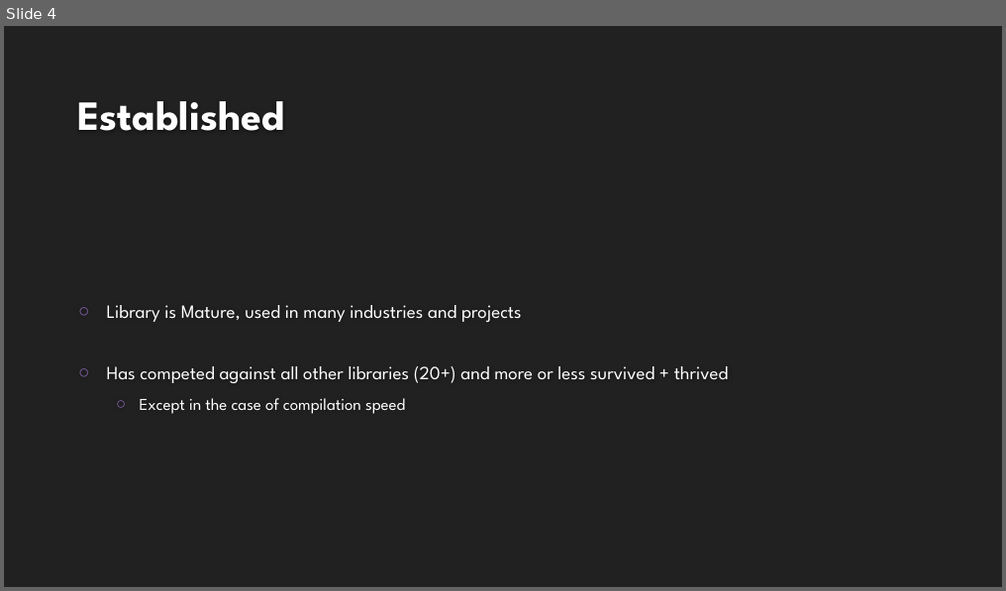
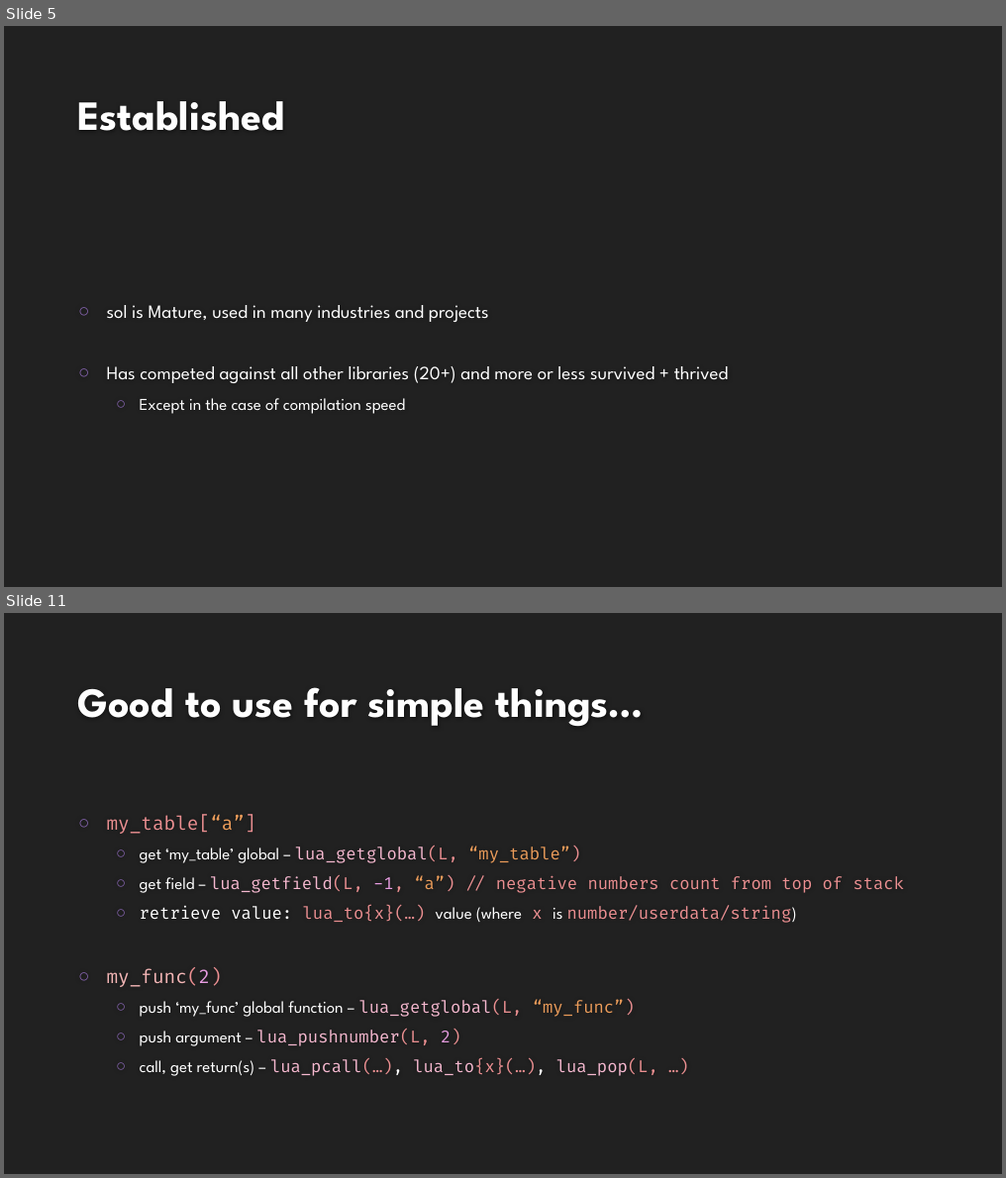
Before and after one commit to ThePhD/ThePhD.github.io, a slide deck: presentations/sol2/C++ Now/2018.03.28 - ThePhD - Compile Fast, Run Faster, Scale Forever.pptx. Shown one above the other, each under a label of ours: slide 4 before the commit, slides 5 and 11 after it; the slides between them are not shown. The pictures are 1006x591 and 1006x1178 pixels, drawn with LibreOffice and Linux fonts; fonts in the diff are those of the drawing; background and template pictures are left out. Boxes give left, top, right and bottom in pixels: in the first picture for what was removed or moved away, otherwise in the second. Text is boxed around its words. In the diff, an @@ line names an element or a change of style, - is before the commit and + after.

```diff
--- a/presentations/sol2/C++ Now/2018.03.28 - ThePhD - Compile Fast, Run Faster, Scale Forever.pptx
+++ b/presentations/sol2/C++ Now/2018.03.28 - ThePhD - Compile Fast, Run Faster, Scale Forever.pptx
@@ slide 11 added at bbox=[4, 613, 1002, 1174], background #212121 @@
@@ title added at bbox=[78, 687, 643, 726], 40 pt, text #FEFEFE, bold @@
+Good to use for simple things…
@@ text added at bbox=[107, 815, 905, 1076], 16 pt, text #FFFFFF @@
+○ my_table[“a”]
+  ○ get ‘my_table’ global – lua_getglobal(L, “my_table”)
+  ○ get field – lua_getfield(L, -1, “a”) // negative numbers count from top of stack
+  ○ retrieve value: lua_to{x}(…) value (where x is number/userdata/string)
+○ my_func(2)
+  ○ push ‘my_func’ global function – lua_getglobal(L, “my_func”)
+  ○ push argument – lua_pushnumber(L, 2)
+  ○ call, get return(s) – lua_pcall(…), lua_to{x}(…), lua_pop(L, …)
@@ what was slide 4 is now slide 5 @@
@@ slide 5 changed as well @@
@@ text at bbox=[107, 305, 489, 322]: text changed @@
-○ Library is Mature, used in many industries and projects
+○ sol is Mature, used in many industries and projects
```
Also in this commit, not shown: 4 other slides changed, 53 other slides added, 5 other files.
